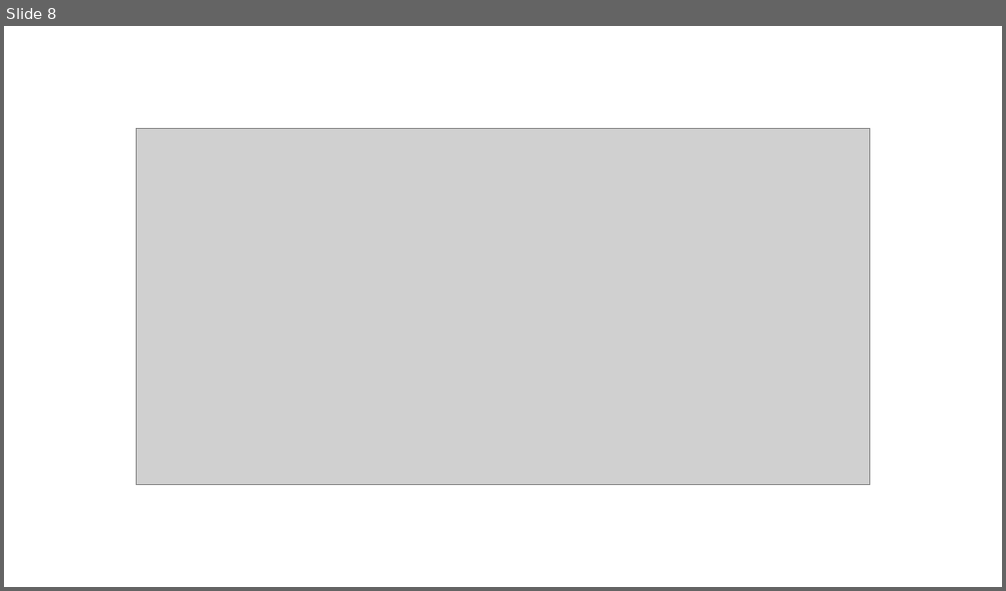
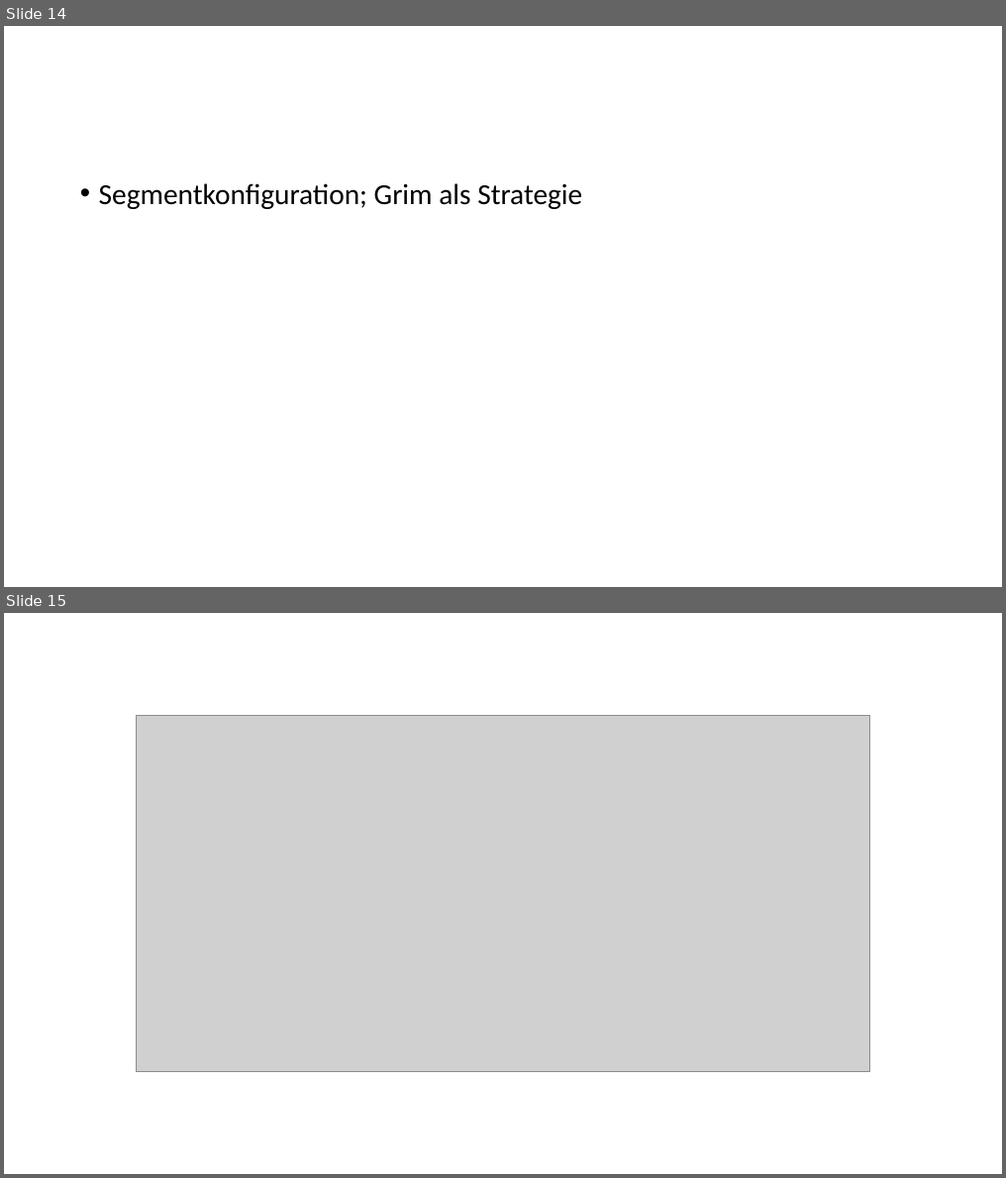
Before and after one commit to ChristianSchorr/repeated_games_pse, a slide deck: Dokumente/pflichtenheft/Vortrag/präsentation.pptx. Shown one above the other, each under a label of ours: slide 8 before the commit, slides 14 and 15 after it. The pictures are 1006x591 and 1006x1178 pixels, drawn with LibreOffice and Linux fonts; fonts in the diff are those of the drawing; grey boxes stand for pictures. Boxes give left, top, right and bottom in pixels: in the first picture for what was removed or moved away, otherwise in the second. Text is boxed around its words. In the diff, an @@ line names an element or a change of style, - is before the commit and + after.

```diff
--- a/Dokumente/pflichtenheft/Vortrag/präsentation.pptx
+++ b/Dokumente/pflichtenheft/Vortrag/präsentation.pptx
@@ slide 14 added at <box>4,26,1002,587</box>, background #FFFFFF @@
@@ text added at <box>99,183,582,209</box>, 28 pt, text #000000 @@
+• Segmentkonfiguration; Grim als Strategie
@@ what was slide 8 is now slide 15 @@
```
Also in this commit, not shown: 1 slide changed, 14 other slides added, 8 slides removed, 6 other files.
